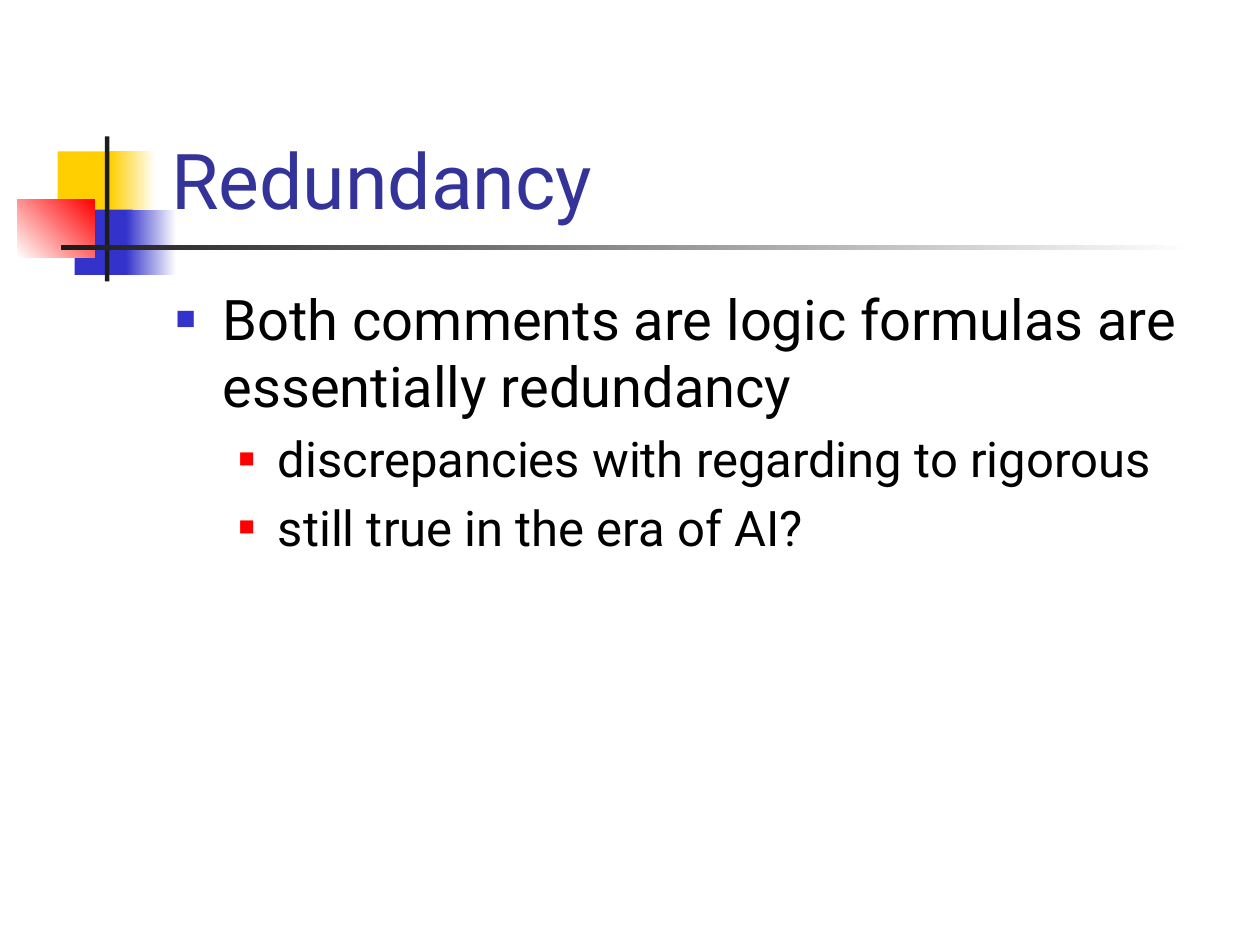
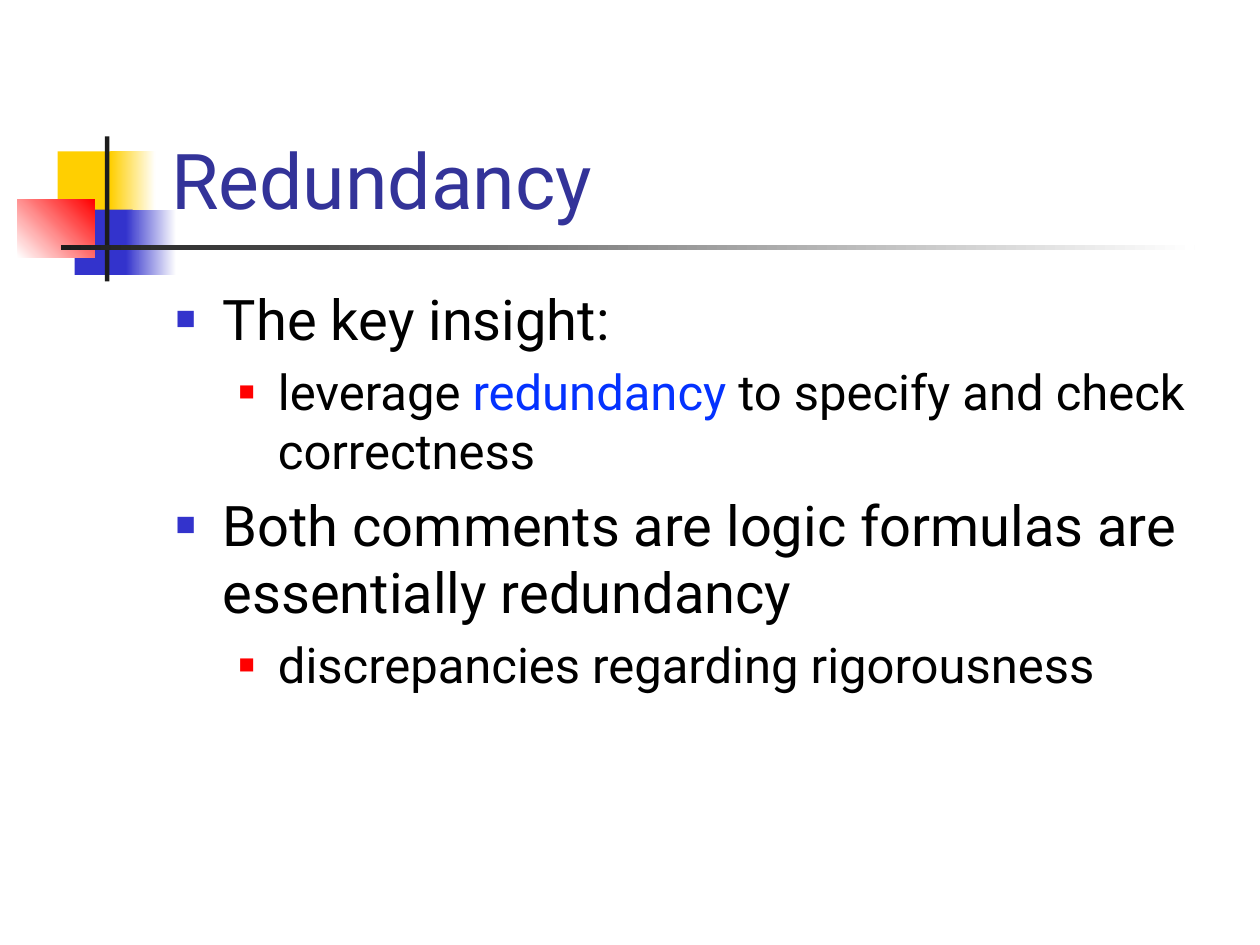
Before and after one commit to csslab-ustc/csslab-ustc.github.io, a slide deck: slide 12 of courses/theory/slides/lec18-hoare.pptx. Drawn at 1260x945 pixels with LibreOffice and Linux fonts; fonts in the diff are those of the drawing. Boxes give left, top, right and bottom in pixels: in the first picture for what was removed or moved away, otherwise in the second. Text is boxed around its words. In the diff, an @@ line names an element or a change of style, - is before the commit and + after.

```diff
--- a/courses/theory/slides/lec18-hoare.pptx
+++ b/courses/theory/slides/lec18-hoare.pptx
@@ text at <box>223,298,1185,470</box>: paragraphs added @@
+■ The key insight:
+  ■ leverage redundancy to specify and check correctness
@@ text at <box>278,646,1095,694</box>: text changed @@
-  ■ discrepancies with regarding to rigorous
-  ■ still true in the era of AI?
+  ■ discrepancies regarding rigorousness
```
Also in this commit, not shown: 11 other slides changed, 2 slides removed.
